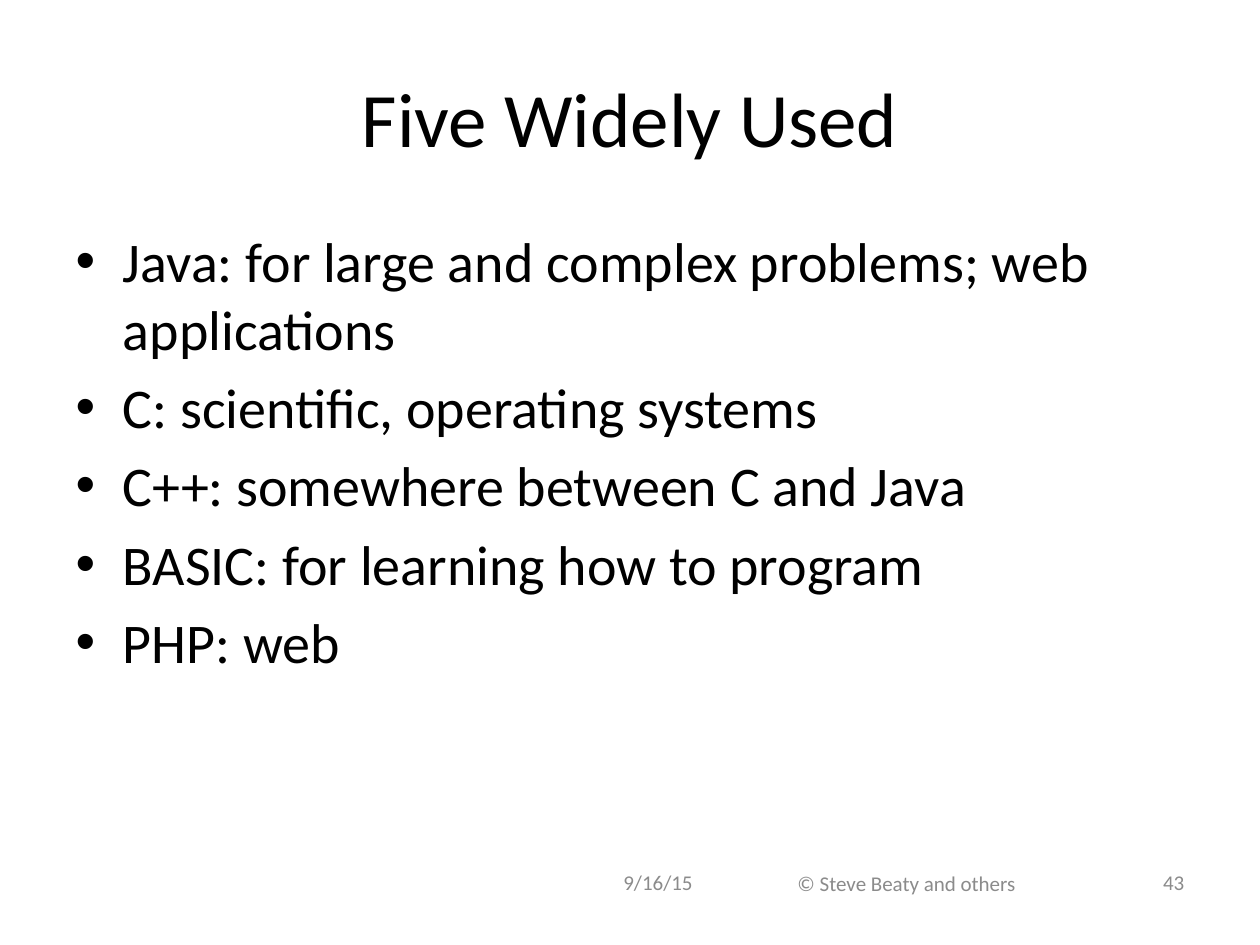
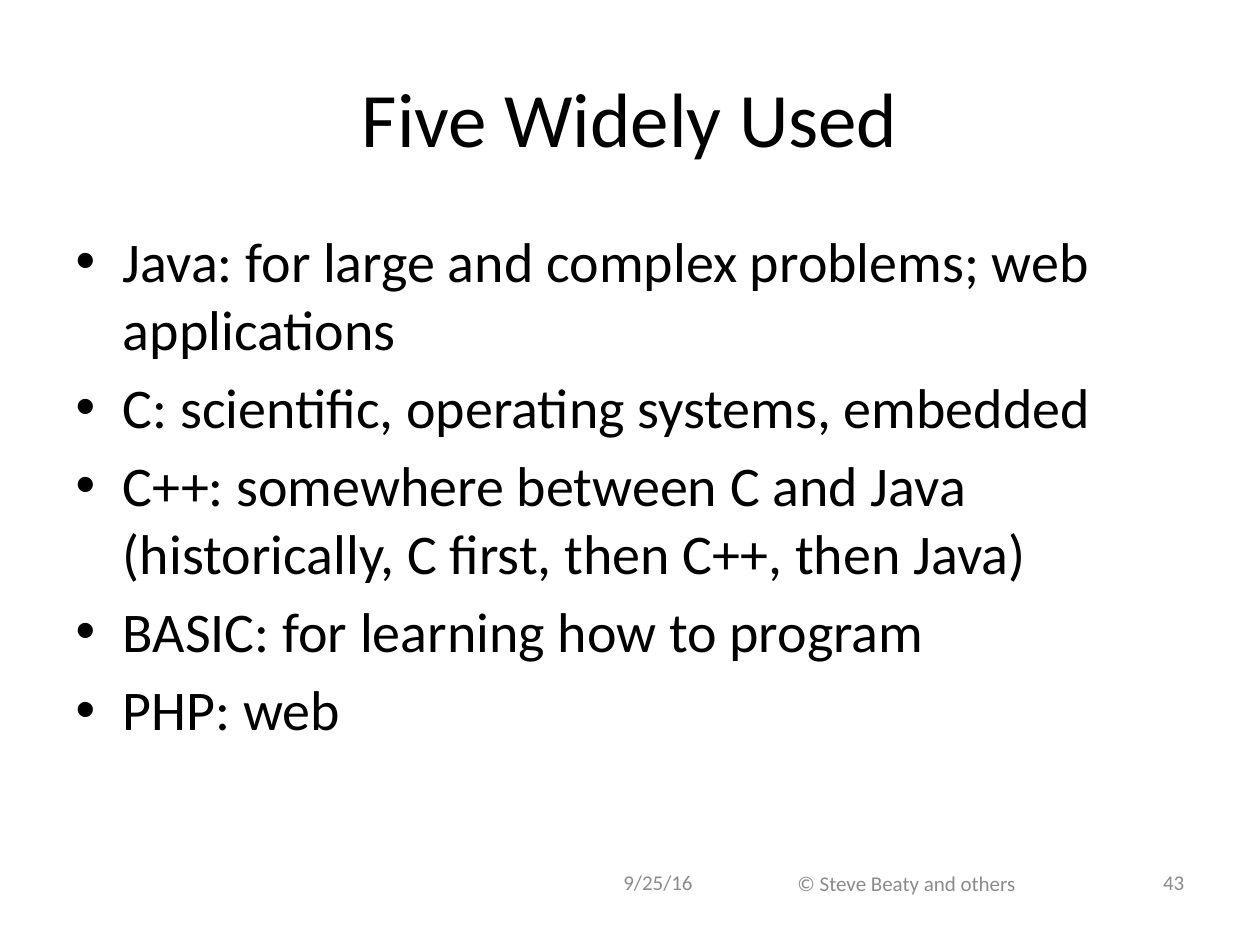
Before and after one commit to ivogeorg/cs1030, a slide deck: slide 43 of slides-steve/Chapter 08.pptx. Drawn at 1260x945 pixels with LibreOffice and Linux fonts; fonts in the diff are those of the drawing; background and template pictures are left out. Boxes give left, top, right and bottom in pixels: in the first picture for what was removed or moved away, otherwise in the second. Text is boxed around its words. In the diff, an @@ line names an element or a change of style, - is before the commit and + after.

```diff
--- a/slides-steve/Chapter 08.pptx
+++ b/slides-steve/Chapter 08.pptx
@@ text at (x1=123, y1=389, x2=1090, y2=583): text changed @@
-• C: scientific, operating systems
-• C++: somewhere between C and Java
+• C: scientific, operating systems, embedded
+• C++: somewhere between C and Java (historically, C first, then C++, then Java)
@@ text at (x1=623, y1=875, x2=692, y2=891): text changed @@
-9/16/15
+9/25/16
```
Also in this commit, not shown: 62 other slides changed, 1 slide added, 1 other file.
